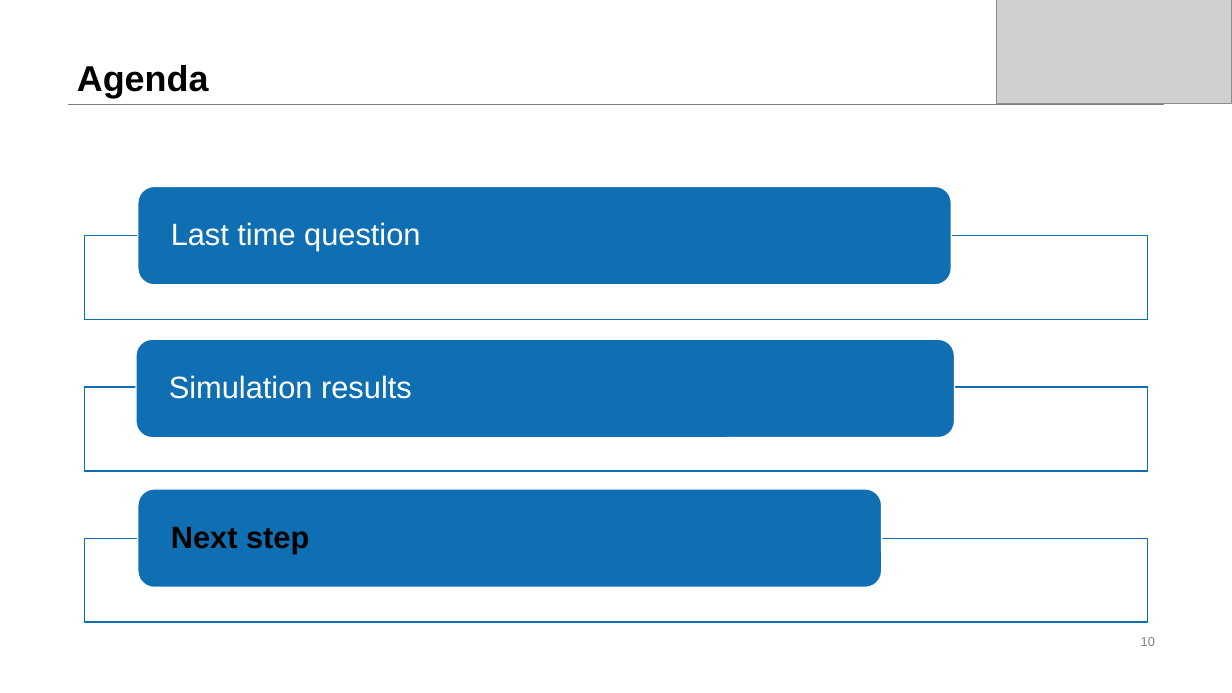
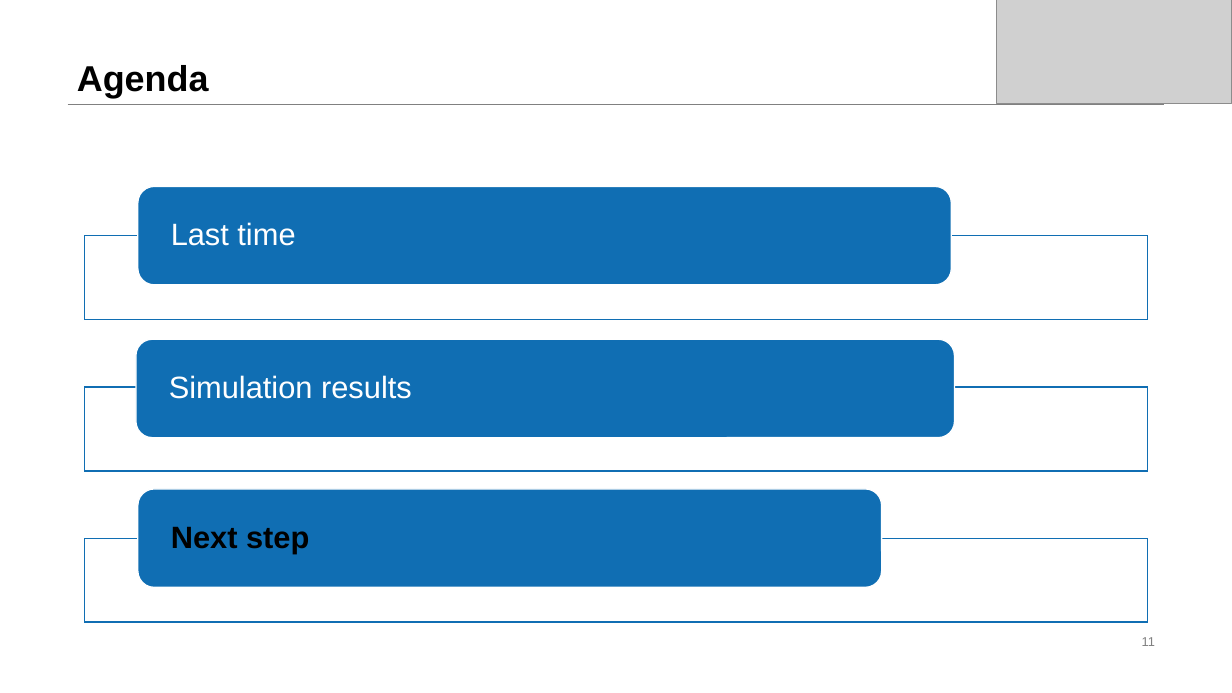
Before and after one commit to dtjgp/GreenAI, a slide deck: slide 11 of presentation/3rd_presentation/GreenAI_3rd.pptx (slide 10 before the commit). Drawn at 1232x693 pixels with LibreOffice and Linux fonts; fonts in the diff are those of the drawing; grey boxes stand for pictures. Boxes give left, top, right and bottom in pixels: in the first picture for what was removed or moved away, otherwise in the second. Text is boxed around its words. In the diff, an @@ line names an element or a change of style, - is before the commit and + after.

```diff
--- a/presentation/3rd_presentation/GreenAI_3rd.pptx
+++ b/presentation/3rd_presentation/GreenAI_3rd.pptx
@@ text at (171, 222, 295, 246): text changed @@
-Last time question
+Last time
@@ page number at (1142, 637, 1155, 646): text changed @@
-10
+11
```
Also in this commit, not shown: 3 other slides changed, 1 slide added, 2 other files.
